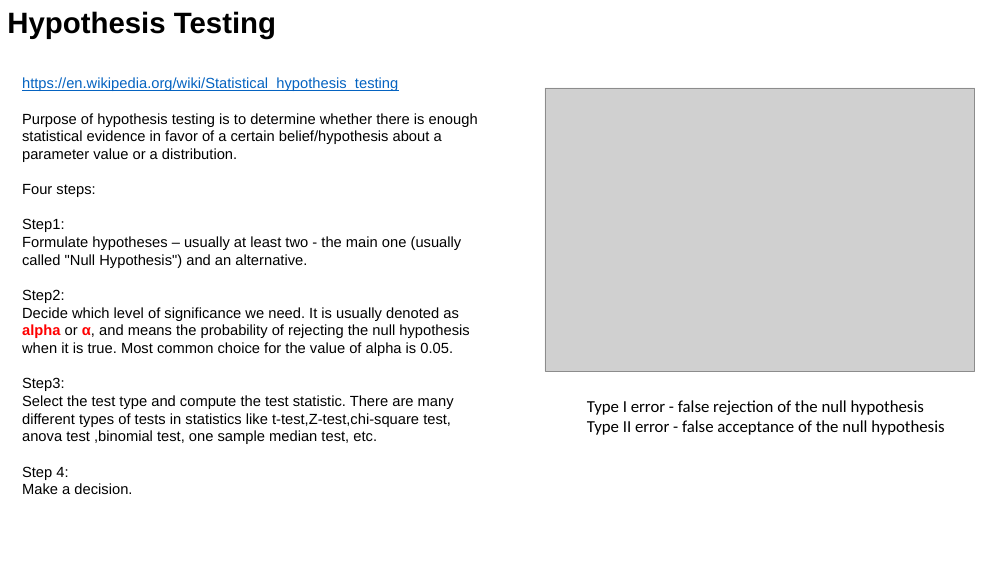
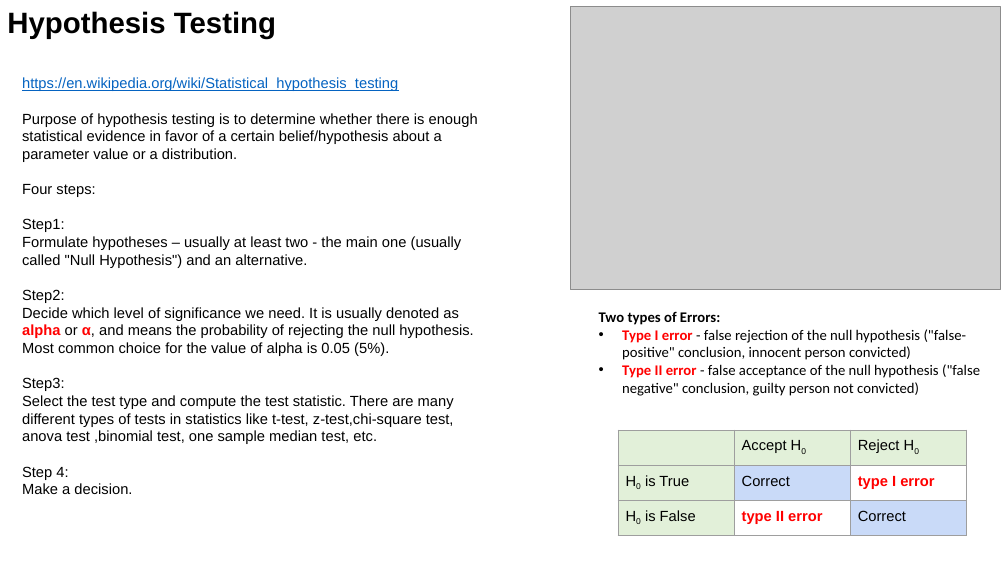
Before and after one commit to lselector/ml_ai_doc, a slide deck: slide 1 of statistics_05_hypothesis_testing_p_val.pptx. Drawn at 1008x567 pixels with LibreOffice and Linux fonts; fonts in the diff are those of the drawing; grey boxes stand for pictures. Boxes give left, top, right and bottom in pixels: in the first picture for what was removed or moved away, otherwise in the second. Text is boxed around its words. In the diff, an @@ line names an element or a change of style, - is before the commit and + after.

```diff
--- a/statistics_05_hypothesis_testing_p_val.pptx
+++ b/statistics_05_hypothesis_testing_p_val.pptx
@@ picture moved from (x1=545, y1=88, x2=975, y2=371) to (x1=570, y1=6, x2=1000, y2=290) @@
@@ text at (x1=22, y1=289, x2=473, y2=444): text changed @@
-Step2:
-Decide which level of significance we need. It is usually denoted as alpha or α, and means the probability of rejecting the null hypothesis when it is true. Most common choice for the value of alpha is 0.05.
-Step3:
-Select the test type and compute the test statistic. There are many different types of tests in statistics like t-test,Z-test,chi-square test, anova test ,binomial test, one sample median test, etc.
+Step2:
+Decide which level of significance we need. It is usually denoted as alpha or α, and means the probability of rejecting the null hypothesis. Most common choice for the value of alpha is 0.05 (5%).
+Step3:
+Select the test type and compute the test statistic. There are many different types of tests in statistics like t-test, z-test,chi-square test, anova test ,binomial test, one sample median test, etc.
@@ text at (x1=599, y1=311, x2=980, y2=396): text changed; size 16 to 14 pt @@
-Type I error - false rejection of the null hypothesis
-Type II error - false acceptance of the null hypothesis
+Two types of Errors:
+• Type I error - false rejection of the null hypothesis ("false-positive" conclusion, innocent person convicted)
+• Type II error - false acceptance of the null hypothesis ("false negative" conclusion, guilty person not convicted)
@@ table added at (x1=618, y1=430, x2=967, y2=529), 3 rows, 3 columns @@
+ | Accept H0 | Reject H0
+H0 is True | Correct | type I error
+H0 is False | type II error | Correct
```
Also in this commit, not shown: 1 other slide changed, 1 slide added.
